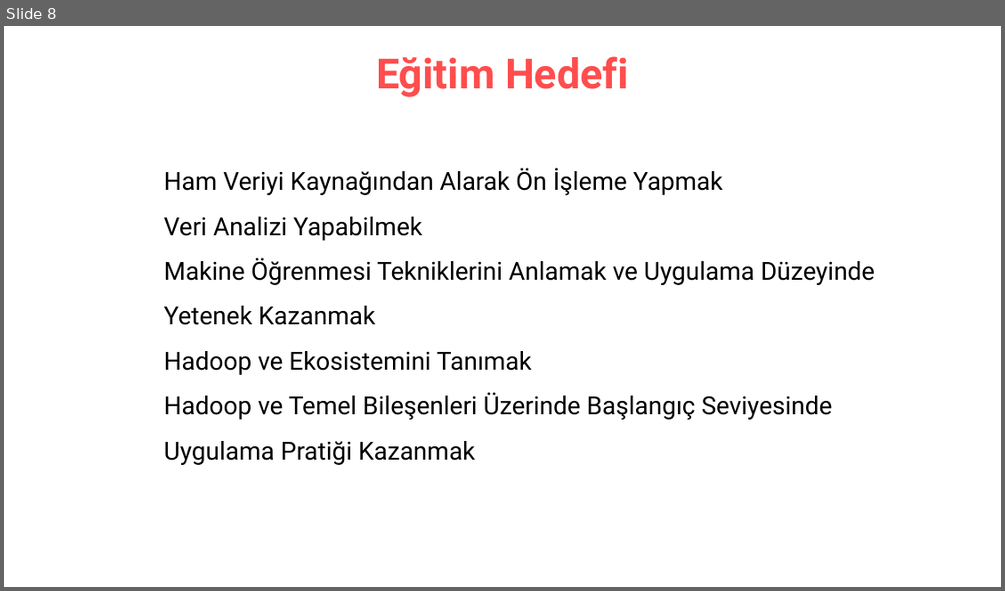
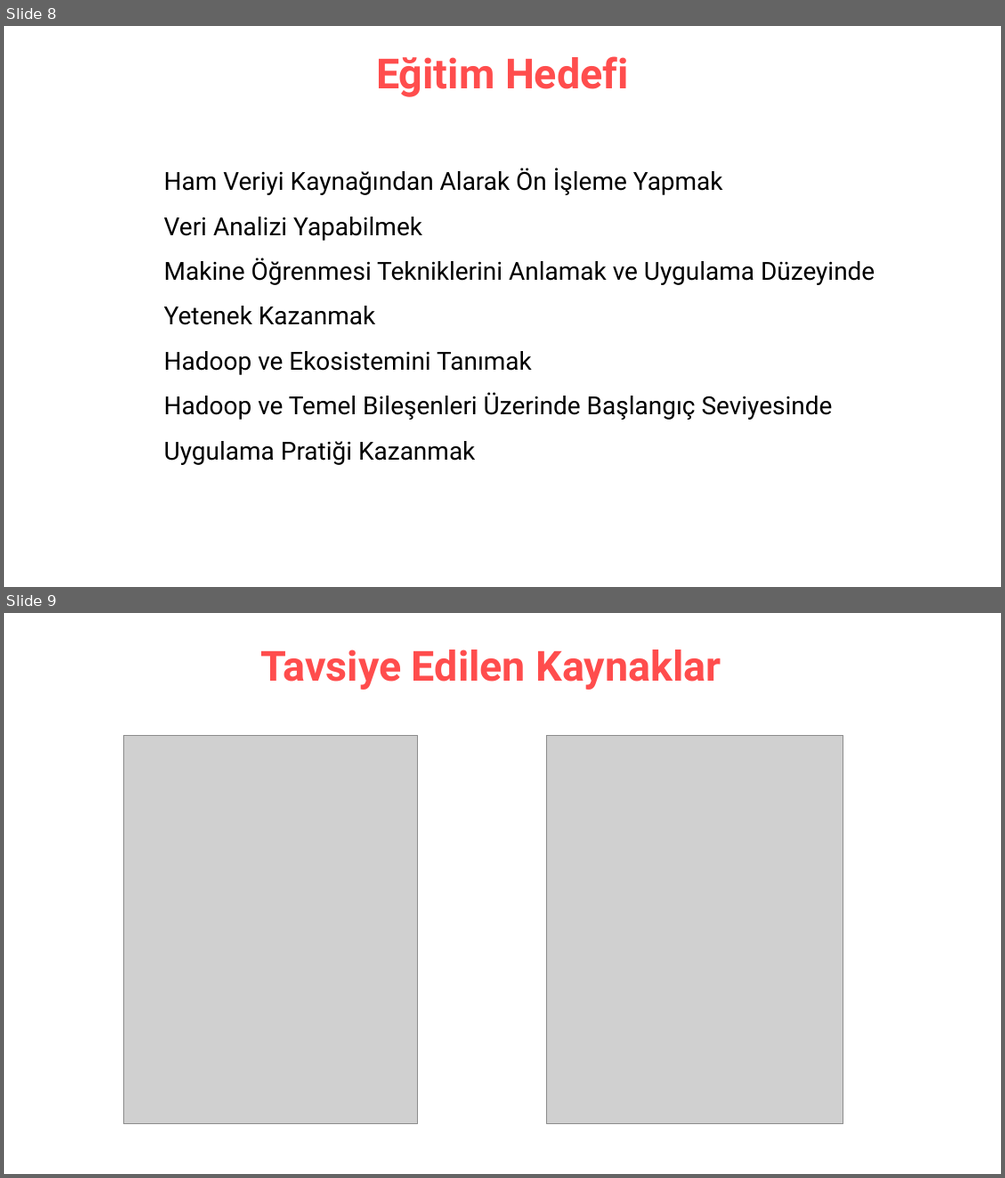
Before and after one commit to erkansirin78/preprocessing-analysis-ml-dl-big-data, a slide deck: acilis_sunumu.pptx. Shown one above the other, each under a label of ours: slide 8 before the commit, slides 8 and 9 after it. The pictures are 1005x591 and 1005x1178 pixels, drawn with LibreOffice and Linux fonts; fonts in the diff are those of the drawing; grey boxes stand for pictures. Boxes give left, top, right and bottom in pixels: in the first picture for what was removed or moved away, otherwise in the second. Text is boxed around its words. In the diff, an @@ line names an element or a change of style, - is before the commit and + after.

```diff
--- a/acilis_sunumu.pptx
+++ b/acilis_sunumu.pptx
@@ slide 9 added at <box>4,613,1001,1174</box>, background #FFFFFF @@
@@ title added at <box>260,649,721,690</box>, 40 pt, text #FF4D4D, bold @@
+Tavsiye Edilen Kaynaklar
@@ picture added at <box>123,735,418,1124</box> @@
@@ picture added at <box>547,735,843,1124</box> @@
```
Also in this commit, not shown: 1 slide changed, 2 other slides added, 16 other files.
